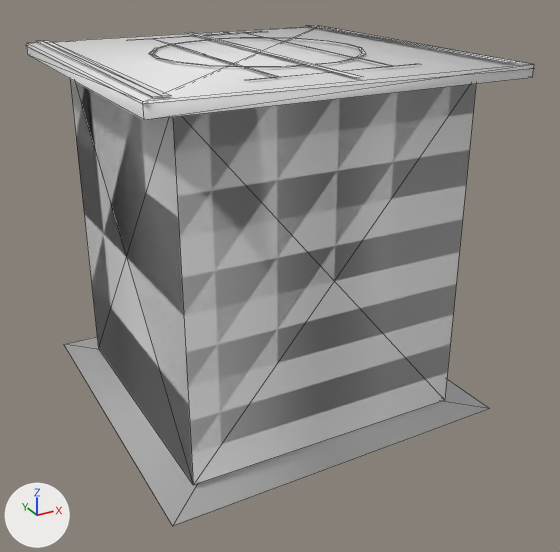
What one commit did to the OBJ model TacviewAssets/Meshes/Platform_small.obj.
One viewpoint serves both versions: a 50 mm lens placed at (-49.0, -95.3, 23.9), pointed at (1.3, -3.9, -21.8). Lighting does not change. The marker at lower left points along +X, +Y and +Z. Mesh edges are drawn as thin lines. Where no turn or scale is listed for an object, it has been applied to the vertices. Vertices at the same position are counted once.

In view in the first picture: 'Platform_small'.
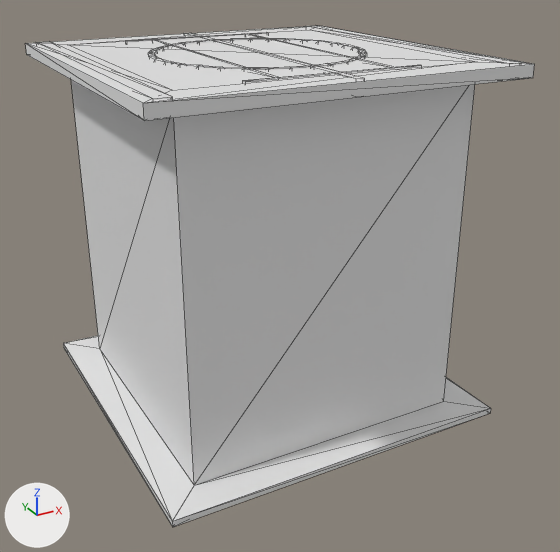
Location of each change, [x1, y1, x2, y2] in pixels of the pictures (560 x 552 px):
'Platform_small', reshaped: before [26, 25, 533, 526]; after [25, 26, 535, 527]
part 1 of me_platform_small, added: after [36, 42, 172, 100]
part 2 of me_platform_small, added: after [306, 26, 521, 65]
part 3 of me_platform_small, added: after [245, 34, 391, 68]
part 4 of me_platform_small, added: after [152, 40, 279, 78]
part 5 of me_platform_small, added: after [183, 33, 364, 80]
part 6 of me_platform_small, added: after [242, 65, 421, 83]
part 7 of me_platform_small, added: after [125, 32, 268, 42]
part 8 of me_platform_small, rebuilt: before [70, 79, 476, 485]; after [25, 26, 535, 527]
part 9 of me_platform_small, rebuilt: before [27, 27, 533, 120]; after [148, 39, 367, 70]
part 10 of me_platform_small, deleted: before [26, 25, 529, 526]
part 11 of me_platform_small, deleted: before [127, 32, 366, 68]

The change, as a diff of the scene's bpy script:
```diff
--- a/TacviewAssets/Meshes/Platform_small.obj.py
+++ b/TacviewAssets/Meshes/Platform_small.obj.py
@@ me_platform_small @@
 # used by ob_platform_small; location = (0.0, 0.0, 0.0)
-me_platform_small.from_pydata(...)  # 127 vertices, 111 faces; spans x -25.1..25.1, y -25.1..25.1, z -40.7..9.8
+me_platform_small.from_pydata(...)  # 216 vertices, 400 faces; spans x -25.0..25.0, y -25.2..25.0, z -40.8..9.7
+# me_platform_small part 1: a new loose piece, a box spanning x -23.7..-21.8, y -24.2..24.2, z 7.8..9.7
+# me_platform_small part 2: a new loose piece, a box spanning x 21.8..23.7, y -24.2..24.2, z 7.8..9.7
+# me_platform_small part 3: a new loose piece, a box spanning x 7.47..8.01, y -19.43..18.85, z 7.78..9.69
+# me_platform_small part 4: a new loose piece, a box spanning x -7.95..-7.41, y -19.43..18.85, z 7.78..9.69
+# me_platform_small part 5: a new loose piece, a box spanning x -0.6..0.5, y -24.3..24.5, z 7.8..9.7
+# me_platform_small part 6: a new loose piece, a box spanning x -11.85..11.64, y -20.04..-19.38, z 7.78..9.69
+# me_platform_small part 7: a new loose piece, a box spanning x -11.85..11.64, y 18.81..19.47, z 7.78..9.69
+# me_platform_small part 8: the loose piece of 8 vertices spanning x -20.3..20.3, y -20.3..20.3, z -39.8..8.0 is rebuilt with 32 vertices and now spans x -25.0..25.0, y -25.2..25.0, z -40.8..9.6
+# me_platform_small part 9: the loose piece of 8 vertices spanning x -25.0..25.0, y -25.0..25.0, z 8.0..9.6 is rebuilt with 128 vertices and now spans x -14.5..14.5, y -14.5..14.5, z 7.8..9.7
+# me_platform_small part 10: 9 loose pieces with 44 vertices, spanning x -25.1..25.1, y -25.1..25.1, z -40.7..9.8, are deleted
+# me_platform_small part 11
+# 67 vertices are removed from x -14.3..14.3, y -14.4..19.4, z 9.8
+# 59 faces are deleted
```
